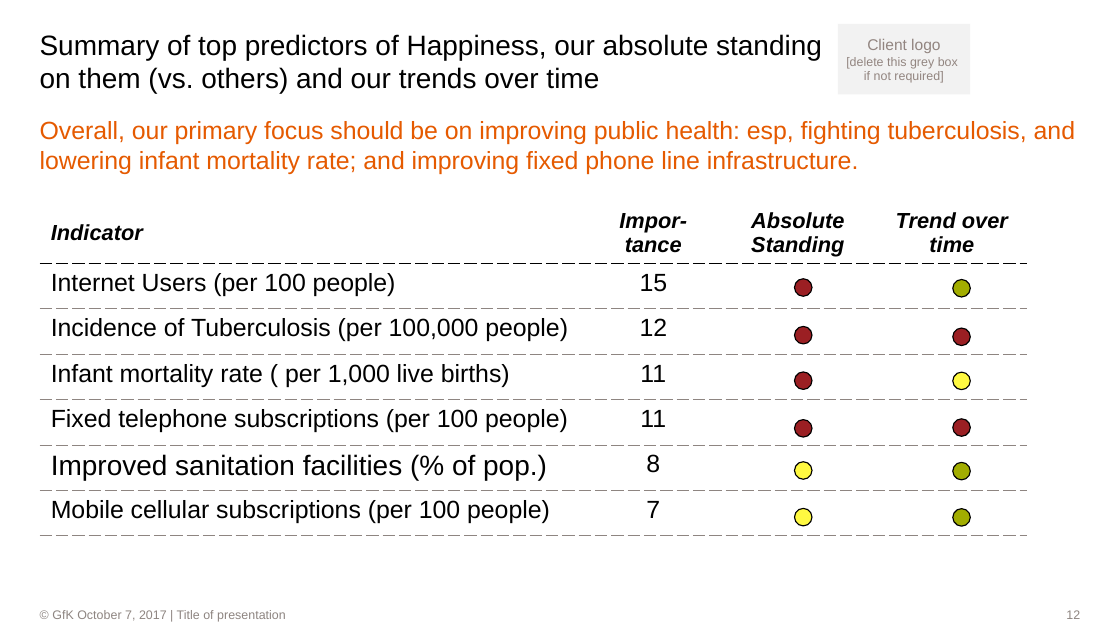
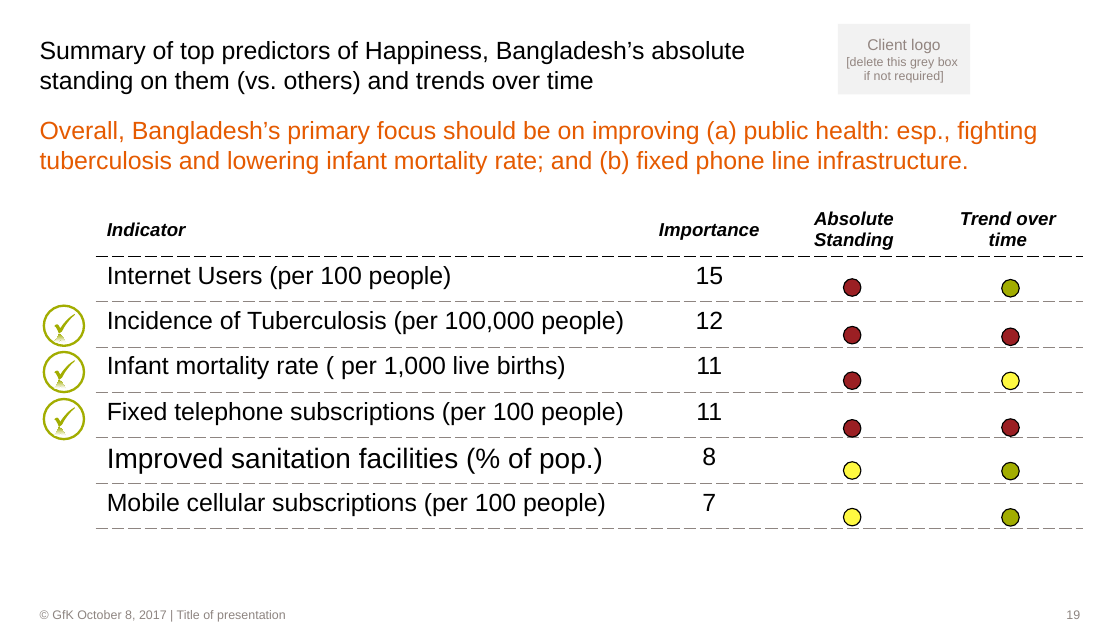
Before and after one commit to dl7631/Predict_World_Happiness, a slide deck: slide 19 of World Happiness.pptx (slide 12 before the commit). Drawn at 1120x630 pixels with LibreOffice and Linux fonts; fonts in the diff are those of the drawing; background and template pictures are left out. Boxes give left, top, right and bottom in pixels: in the first picture for what was removed or moved away, otherwise in the second. Text is boxed around its words. In the diff, an @@ line names an element or a change of style, - is before the commit and + after.

Commit message:
Work on Sunday, October 8

```diff
--- a/World Happiness.pptx
+++ b/World Happiness.pptx
@@ title at (40, 41, 745, 94): text changed; size 18 to 16 pt @@
-Summary of top predictors of Happiness, our absolute standing on them (vs. others) and our trends over time
+Summary of top predictors of Happiness, Bangladesh’s absolute standing on them (vs. others) and trends over time
@@ text at (40, 121, 1037, 174): text changed @@
-Overall, our primary focus should be on improving public health: esp, fighting tuberculosis, and lowering infant mortality rate; and improving fixed phone line infrastructure.
+Overall, Bangladesh’s primary focus should be on improving (a) public health: esp., fighting tuberculosis and lowering infant mortality rate; and (b) fixed phone line infrastructure.
@@ table at (95, 203, 1083, 531) @@
-row 1, column 2: Impor-tance
+row 1, column 2: Importance
@@ size 14 to 12 pt in "Indicator", "Absolute Standing", "Trend over time" @@
@@ table: place and size @@
-table at (39, 203, 1027, 539)
+table at (95, 203, 1083, 531)
@@ ellipse added at (44, 306, 84, 346), fill #FFFFFF, outline #A2AD00 1.5 pt @@
@@ freeform shape added at (54, 314, 75, 334), fill #A2AD00 @@
@@ ellipse added at (44, 352, 84, 392), fill #FFFFFF, outline #A2AD00 1.5 pt @@
@@ freeform shape added at (54, 334, 65, 342), fill gradient #A2AD00 to #FFFFFF @@
@@ freeform shape added at (54, 361, 75, 381), fill #A2AD00 @@
@@ freeform shape added at (54, 380, 65, 388), fill gradient #A2AD00 to #FFFFFF @@
@@ ellipse added at (44, 399, 84, 439), fill #FFFFFF, outline #A2AD00 1.5 pt @@
@@ freeform shape added at (54, 408, 75, 428), fill #A2AD00 @@
@@ freeform shape added at (54, 427, 65, 435), fill gradient #A2AD00 to #FFFFFF @@
@@ 12 ellipses: place and size @@
-12 ellipses at (794, 279, 971, 526)
+12 ellipses at (843, 279, 1019, 526)
@@ text at (52, 610, 286, 622): text changed @@
-                © GfK October 7, 2017 | Title of presentation
+                © GfK October 8, 2017 | Title of presentation
@@ page number at (1066, 610, 1080, 619): text changed @@
-12
+19
```
Also in this commit, not shown: 14 other slides changed, 17 slides added, 10 slides removed, 4 other files.
